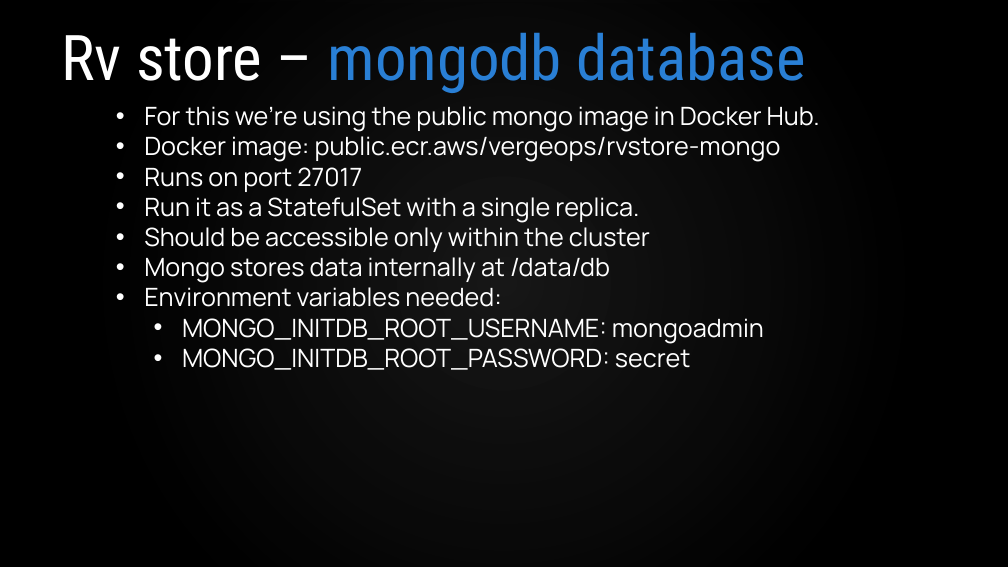
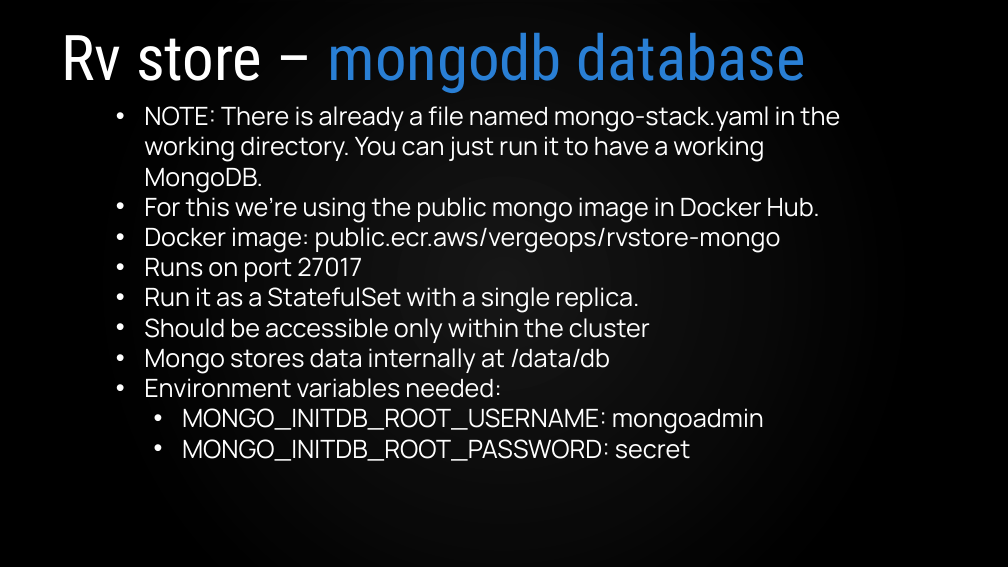
Before and after one commit to VergeOps/k8s-rvstore, a slide deck: slide 16 of rvstore_hackathon/Kubernetes-RV Store Hackathon.pptx. Drawn at 1008x567 pixels with LibreOffice and Linux fonts; fonts in the diff are those of the drawing; background and template pictures are left out. Boxes give left, top, right and bottom in pixels: in the first picture for what was removed or moved away, otherwise in the second. Text is boxed around its words. In the diff, an @@ line names an element or a change of style, - is before the commit and + after.

```diff
--- a/rvstore_hackathon/Kubernetes-RV Store Hackathon.pptx
+++ b/rvstore_hackathon/Kubernetes-RV Store Hackathon.pptx
@@ text at [144, 106, 840, 192]: paragraph added @@
+• NOTE: There is already a file named mongo-stack.yaml in the working directory. You can just run it to have a working MongoDB.
```
Also in this commit, not shown: 3 other slides changed, 11 other files.
